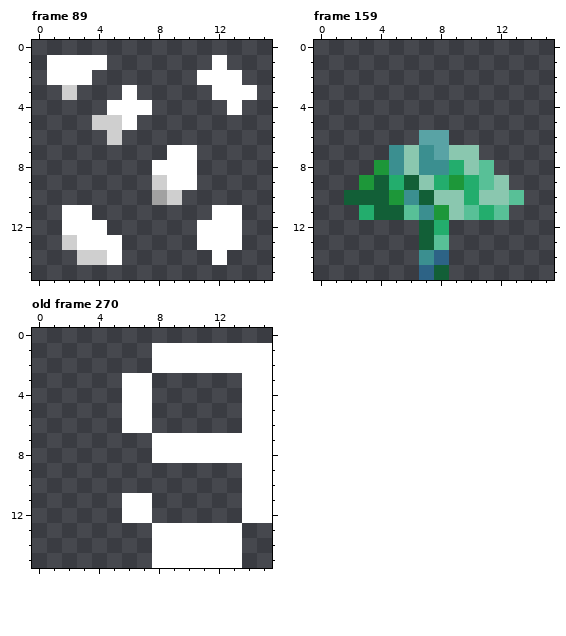
A pixel-art file gets an edit: aseprite/main.aseprite. The first picture shows the starting point.
16x16 pixels, 321 frames. Colours within 5 levels of each other are drawn and written as one. Shown: frame 89, frame 159, old frame 270. The commit also changed other frames, which this record leaves out.
After:
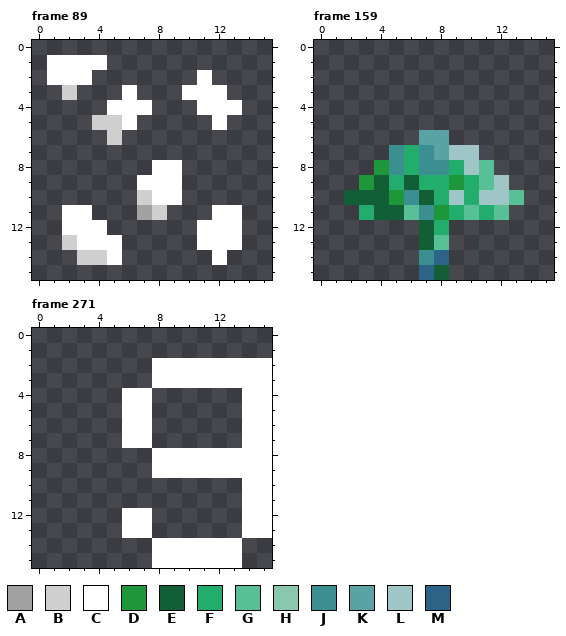
Palette (. is transparent): A #a1a1a1  B #cfcfcf  C #ffffff  D #1d9739  E #125f37  F #23ad6d  G #58c097  H #8ac7af  J #3b8f90  K #59a3a5  L #9fc5c7  M #2d6386
The edit:
frames 321 -> 322
Changed rows in their new state; - is an unchanged pixel.
Frame 89, layer "main":
first column x 7:
 1 -----.--
 2 -----..-
 3 ---CC-..
 4 ----CC--
 5 -----C--
 7 --..----
 8 ---.----
 9 CC-.----
10 BCC-----
11 AB------
Frame 159, layer "main":
first column x 6:
 7 F--LL--
 8 F---L--
 9 -F----L
10 --FL-LL
11 ---F---
Frame 271 against old frame 270, layer "main":
first column x 6:
 1 --........
 3 ..CCCCCC--
first column x 6:
 7 CC......--
 9 --CCCCCC--
11 ..--------
13 CC......CC
Pixel boxes of the changes (left, top, right, bottom) in both pictures:
changed: (137, 55, 257, 220)
changed: (404, 145, 509, 220)
changed: (122, 343, 272, 538)
